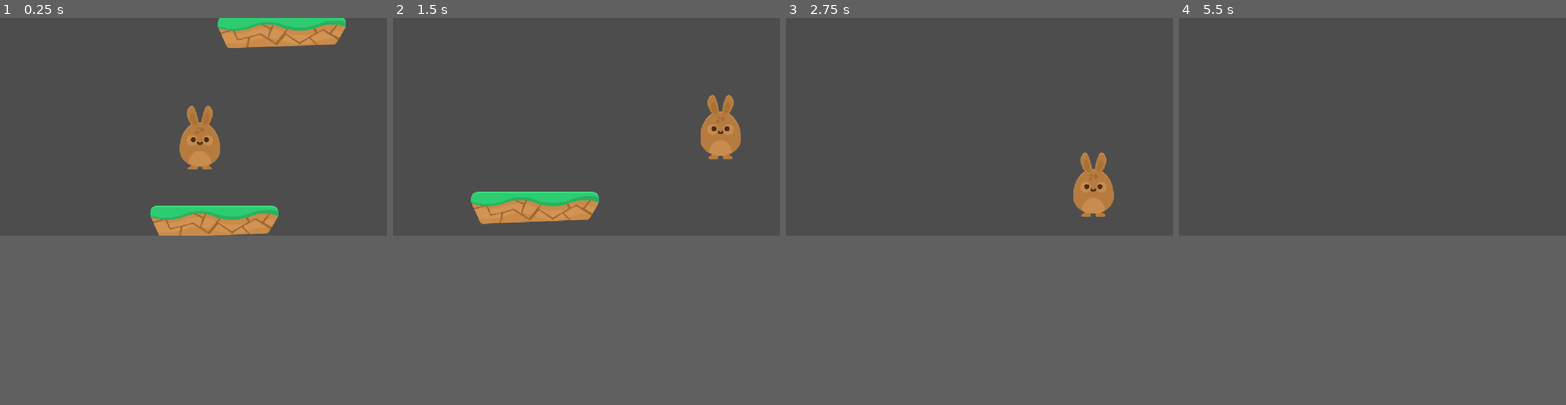
Above: before the commit, frames 1-4 (left to right).
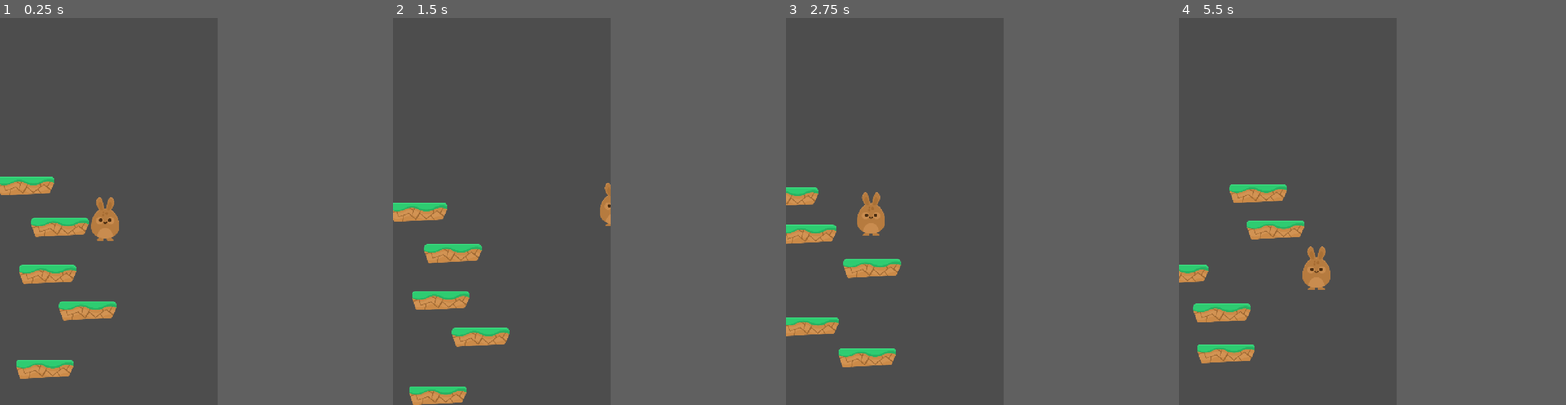
Above: after the commit, the same moments.

Repository: aliesenli/monster-jump
Game: Godot game, scene res://Scenes/Main.tscn
Two runs of this game, one before a commit and one after it. Both use one fixed random seed, a clock stepped at 60 frames per second and the inputs below.
Inputs:
- Up to frame 1 (0.25 s): no input
- Up to frame 2 (1.5 s): hold Right (move_right) from 0.53 s (still down)
- Up to frame 3 (2.75 s): release Right (move_right) at 2.03 s; hold Left (move_left) from 2.03 s (still down)
- Up to frame 4 (5.5 s): release Left (move_left) at 2.78 s; hold Right (move_right) 2.78-4.28 s; hold Left (move_left) 4.28-5.03 s; hold Right (move_right) from 5.03 s (still down)
In our replay, the window is 800x450 before the commit and 450x800 after it. These sizes can differ from the game's own. Grey fills any space a smaller window leaves; there, only what the larger window draws over its background counts as a difference.

The runs differ from the first frame. In frame 1, 9.7% of the frame differs, in the area x 0-90%, y 0-94%; in frame 2, 7.1%; in frame 3, 4.6%; in frame 4, 3.5%.

Commit message:
v1 vertical slice

Diff:
--- /dev/null
+++ b/Resources/default_player_config.tres
@@ -0,0 +1,9 @@
+[gd_resource type="Resource" script_class="PlayerConfig" format=3 uid="uid://nrcpwt1h08fo"]
+
+[ext_resource type="Script" uid="uid://cje8c4pba4wio" path="res://Scripts/player_config.gd" id="1_6wx4n"]
+
+[resource]
+script = ExtResource("1_6wx4n")
+jump_velocity = -800.0
+speed = 400.0
+metadata/_custom_type_script = "uid://cje8c4pba4wio"
--- /dev/null
+++ b/Resources/default_world_config.tres
@@ -0,0 +1,7 @@
+[gd_resource type="Resource" script_class="WorldConfig" format=3 uid="uid://coarmplhdrj5n"]
+
+[ext_resource type="Script" uid="uid://c0binbxmnna7r" path="res://Scripts/world_config.gd" id="1_7d0i3"]
+
+[resource]
+script = ExtResource("1_7d0i3")
+metadata/_custom_type_script = "uid://c0binbxmnna7r"
--- a/Scenes/Main.tscn
+++ b/Scenes/Main.tscn
@@ -1,26 +1,50 @@
 [gd_scene format=3 uid="uid://3jjouvt1wd3j"]
 
 [ext_resource type="PackedScene" uid="uid://cv0klkobsceiv" path="res://Scenes/Player.tscn" id="1_kln2b"]
+[ext_resource type="Script" uid="uid://142c81ht70j3" path="res://Scenes/despawn_zone.gd" id="2_jw32o"]
 [ext_resource type="PackedScene" uid="uid://daogrmh0h2l5n" path="res://Scenes/Platform.tscn" id="2_rgh2o"]
 [ext_resource type="Script" uid="uid://dy5eiopxmt21g" path="res://Scripts/camera.gd" id="3_pbw6q"]
+[ext_resource type="Resource" uid="uid://nrcpwt1h08fo" path="res://Resources/default_player_config.tres" id="3_rgh2o"]
+[ext_resource type="Script" uid="uid://4l73wwgnndfb" path="res://world_generator.gd" id="5_pbw6q"]
+[ext_resource type="Resource" uid="uid://coarmplhdrj5n" path="res://Resources/default_world_config.tres" id="6_v1gob"]
+
+[sub_resource type="RectangleShape2D" id="RectangleShape2D_kln2b"]
+size = Vector2(720, 86)
+
+[sub_resource type="RectangleShape2D" id="RectangleShape2D_v1gob"]
+size = Vector2(756, 47)
 
 [node name="Node2D" type="Node2D" unique_id=1348244506]
-position = Vector2(1, 0)
 
 [node name="Camera2D" type="Camera2D" parent="." unique_id=2026197236 node_paths=PackedStringArray("player")]
 script = ExtResource("3_pbw6q")
 player = NodePath("../World/Player")
 
+[node name="DeathZone" type="Area2D" parent="Camera2D" unique_id=1737682370]
+position = Vector2(-6, 581)
+
+[node name="CollisionShape2D" type="CollisionShape2D" parent="Camera2D/DeathZone" unique_id=1612273606]
+position = Vector2(3, 17)
+shape = SubResource("RectangleShape2D_kln2b")
+
+[node name="DespawnZone" type="Area2D" parent="Camera2D" unique_id=555743330]
+position = Vector2(-2, 652)
+script = ExtResource("2_jw32o")
+
+[node name="CollisionShape2D" type="CollisionShape2D" parent="Camera2D/DespawnZone" unique_id=349599984]
+position = Vector2(-4, 13.5)
+shape = SubResource("RectangleShape2D_v1gob")
+
 [node name="World" type="Node" parent="." unique_id=1061476293]
 
 [node name="Player" parent="World" unique_id=1462823700 instance=ExtResource("1_kln2b")]
-position = Vector2(20, -31)
+position = Vector2(2, 19)
+config = ExtResource("3_rgh2o")
 
-[node name="StaticBody2D" parent="World" unique_id=1786715908 instance=ExtResource("2_rgh2o")]
-position = Vector2(63, 251)
+[node name="WorldGenerator" type="Node2D" parent="." unique_id=1531256657 groups=["platforms"]]
+position = Vector2(0, 639)
+script = ExtResource("5_pbw6q")
+world_config = ExtResource("6_v1gob")
+platform_scene = ExtResource("2_rgh2o")
 
-[node name="StaticBody2D2" parent="World" unique_id=740237651 instance=ExtResource("2_rgh2o")]
-position = Vector2(264, -312)
-
-[node name="StaticBody2D3" parent="World" unique_id=37187366 instance=ExtResource("2_rgh2o")]
-position = Vector2(-152, -735)
+[connection signal="body_entered" from="Camera2D/DeathZone" to="World/Player" method="_on_death_zone_body_entered"]
--- a/Scenes/Platform.tscn
+++ b/Scenes/Platform.tscn
@@ -4,24 +4,17 @@
 [ext_resource type="Texture2D" uid="uid://ru8px14nb1w4" path="res://Assets/PNG/Environment/ground_grass_broken.png" id="1_pquxj"]
 
 [sub_resource type="RectangleShape2D" id="RectangleShape2D_8n7cf"]
-size = Vector2(381, 96)
+size = Vector2(193, 65)
 
-[sub_resource type="RectangleShape2D" id="RectangleShape2D_kti7u"]
-size = Vector2(382.5, 4)
-
-[node name="StaticBody2D" type="StaticBody2D" unique_id=1786715908]
+[node name="Platform" type="StaticBody2D" unique_id=1786715908 groups=["platforms"]]
 script = ExtResource("1_8n7cf")
 
 [node name="Sprite2D" type="Sprite2D" parent="." unique_id=1925717815]
+position = Vector2(-95, -16)
+scale = Vector2(0.5, 0.65957445)
 texture = ExtResource("1_pquxj")
 
 [node name="CollisionShape2D" type="CollisionShape2D" parent="." unique_id=87785738]
-position = Vector2(-0.5, -1)
+position = Vector2(-94.5, -14.5)
 shape = SubResource("RectangleShape2D_8n7cf")
 one_way_collision = true
-
-[node name="Area2D" type="Area2D" parent="." unique_id=1067828749]
-
-[node name="JumpTriggerZone" type="CollisionShape2D" parent="Area2D" unique_id=1717416698]
-position = Vector2(-0.25, -51)
-shape = SubResource("RectangleShape2D_kti7u")
--- a/Scenes/Player.tscn
+++ b/Scenes/Player.tscn
@@ -3,17 +3,18 @@
 [ext_resource type="Script" uid="uid://b6i7o8nve4q6n" path="res://Scripts/player.gd" id="1_kyqiw"]
 [ext_resource type="Texture2D" uid="uid://bviuatlgqvha4" path="res://Assets/PNG/Players/bunny1_ready.png" id="1_rpqav"]
 
-[sub_resource type="RectangleShape2D" id="RectangleShape2D_kyqiw"]
-size = Vector2(126, 195)
+[sub_resource type="CapsuleShape2D" id="CapsuleShape2D_kyqiw"]
+radius = 48.0
+height = 166.0
 
 [node name="CharacterBody2D" type="CharacterBody2D" unique_id=1154179902]
 script = ExtResource("1_kyqiw")
 
 [node name="Sprite2D" type="Sprite2D" parent="." unique_id=1790710847]
+position = Vector2(-14, -23.25)
+scale = Vector2(0.76666665, 0.75654453)
 texture = ExtResource("1_rpqav")
 
 [node name="CollisionShape2D" type="CollisionShape2D" parent="." unique_id=232707002]
-position = Vector2(0, -0.5)
-shape = SubResource("RectangleShape2D_kyqiw")
-
-[node name="Player" type="Node2D" parent="." unique_id=1462823700]
+position = Vector2(-14, -26)
+shape = SubResource("CapsuleShape2D_kyqiw")
--- /dev/null
+++ b/Scenes/despawn_zone.gd
@@ -0,0 +1,8 @@
+extends Area2D
+
+func _ready() -> void:
+	body_entered.connect(_on_body_entered)
+
+func _on_body_entered(body: Node2D) -> void:
+	if body.is_in_group("platforms"):
+		EventBus.platform_despawn_requested.emit(body)
--- /dev/null
+++ b/Scripts/event_bus.gd
@@ -0,0 +1,3 @@
+extends Node
+
+signal platform_despawn_requested(platform: Node2D)
--- a/Scripts/platform.gd
+++ b/Scripts/platform.gd
@@ -1,18 +1,10 @@
 extends StaticBody2D
-@onready var area_2d: Area2D = $Area2D
-
+@onready var collision_shape_2d: CollisionShape2D = $CollisionShape2D
 
 # Called when the node enters the scene tree for the first time.
 func _ready() -> void:
-	# Verbindet das Signal der Area automatisch per Code mit unserer Funktion below
-	area_2d.body_entered.connect(_on_body_entered)
 	pass # Replace with function body.
 
-func _on_body_entered(body):
-	print("Body entered")
-	# Prüfen, ob der Körper, der die Area betritt, die Funktion "jump" besitzt (unser Player)
-	if body.has_method("jump"):
-		# Wichtig für Doodle Jump: Sprung nur auslösen, wenn der Spieler nach unten fällt!
-		if body.velocity.y >= 0:
-			print("Spieler fällt nach unten")
-			body.jump()
+func get_edge_buffer() -> float:
+	var rect_shape = collision_shape_2d.shape as RectangleShape2D
+	return rect_shape.size.x / 2.0
--- a/Scripts/player.gd
+++ b/Scripts/player.gd
@@ -1,25 +1,30 @@
 extends CharacterBody2D
 
-const SPEED = 400.0
-const JUMP_VELOCITY = -1600.0 # Negativ, da in Godot Y nach unten positiv ist
+@export var config: PlayerConfig
+
 
 # Holt die Gravitation aus den globalen Projekteinstellungen
 var gravity = ProjectSettings.get_setting("physics/2d/default_gravity")
 
 func _physics_process(delta):
-	# Gravitation anwenden
-	velocity.y += gravity * delta
-
-	# Tastatur-Input abfragen (für den Desktop-Prototyp)
 	var direction = Input.get_axis("move_left", "move_right")
 	if direction:
-		velocity.x = direction * SPEED
+		velocity.x = direction * config.speed
 	else:
-		velocity.x = move_toward(velocity.x, 0, SPEED)
+		velocity.x = move_toward(velocity.x, 0, config.speed)
 
 	# Bewegung ausführen
 	move_and_slide()
 
-func jump():
-	velocity.y = JUMP_VELOCITY
-	# Hier könnt ihr später die Sprung-Animation triggern
+	# Wenn der Spieler NICHT auf dem Boden ist, wird er nach unten gezogen.
+	if not is_on_floor():
+		velocity.y += gravity * delta
+
+	#Sobald der Spieler einen Boden (Die Plattform) berührt, spring er automatisch.
+	if is_on_floor():
+		velocity.y = config.jump_velocity
+
+func _on_death_zone_body_entered(body: Node2D) -> void:
+	if(body.name == "Player"):
+		get_tree().call_deferred("reload_current_scene")
+	pass # Replace with function body.
--- /dev/null
+++ b/Scripts/player_config.gd
@@ -0,0 +1,5 @@
+extends Resource
+class_name PlayerConfig
+
+@export var jump_velocity: float = -600.0
+@export var speed: float = 300.0
--- /dev/null
+++ b/Scripts/world_config.gd
@@ -0,0 +1,6 @@
+extends Resource
+class_name WorldConfig
+
+@export var spawn_distance_min: float = 100
+@export var spawn_distance_max: float = 200
+@export var pool_size: float = 5
--- a/project.godot
+++ b/project.godot
@@ -15,9 +15,16 @@
 config/features=PackedStringArray("4.6", "Mobile")
 config/icon="res://icon.svg"
 
+[autoload]
+
+EventBus="*uid://dxaesphr566se"
+
 [display]
 
+window/size/viewport_width=720
+window/size/viewport_height=1280
 window/stretch/mode="canvas_items"
+window/handheld/orientation=1
 
 [input]
 
--- /dev/null
+++ b/world_generator.gd
@@ -0,0 +1,63 @@
+extends Node2D
+
+@export var world_config: WorldConfig
+@export var platform_scene: PackedScene
+
+var platform_pool: Array[Node2D] = []
+var next_spawn_y: float = 0.0
+
+func _ready() -> void:
+	# Überprüfung, ob alle Abhängigkeiten im Inspektor gesetzt wurden (Vermeidung von Laufzeitfehlern)
+	if not world_config or not platform_scene:
+		push_error("WorldConfig oder PlatformScene fehlt im WorldGenerator!")
+		return
+
+	# Am EventBus für das Despawn-Signal registrieren
+	EventBus.platform_despawn_requested.connect(_on_platform_despawn_requested)
+
+	# Die Start-Y-Position festlegen (z.B. knapp über der Startposition des Spielers)
+	next_spawn_y = global_position.y
+
+	# Den Pool initial befüllen
+	_initialize_pool()
+
+# Befüllt den Pool einmalig beim Spielstart vor
+func _initialize_pool() -> void:
+	for i in range(world_config.pool_size):
+		var platform_instance = platform_scene.instantiate() as Node2D
+		add_child(platform_instance)
+
+		# Erste Verteilung der Plattformen nach oben
+		_reposition_platform(platform_instance)
+
+		# Plattform im Array registrieren
+		platform_pool.append(platform_instance)
+
+# Berechnet eine neue Position für eine Plattform weit oben im Level
+# Positioniert eine Plattform weiter oben
+func _reposition_platform(platform: Node2D) -> void:
+	# Wir holen uns dynamisch die aktuelle sichtbare Breite des Spiels
+	var screen_width = get_viewport_rect().size.x
+
+	# Ein Puffer, damit Plattformen nicht über den Rand hinausragen (anpassen je nach Sprite-Grösse)
+	var edge_buffer = 0.0
+	if platform.has_method("get_edge_buffer"):
+		edge_buffer = platform.get_edge_buffer()
+
+	# X-Position zwischen dem linken und rechten Rand berechnen
+	var random_x = 0
+	var half_width = screen_width / 2.0
+	var left_bound = -half_width + edge_buffer
+	var right_bound = half_width - edge_buffer
+	random_x = randf_range(left_bound, right_bound)
+
+	# Plattform an der neuen Koordinate platzieren
+	platform.global_position = Vector2(random_x, next_spawn_y)
+
+	# Y-Position für die nächste Plattform berechnen
+	var random_distance = randf_range(world_config.spawn_distance_min, world_config.spawn_distance_max)
+	next_spawn_y -= random_distance
+
+func _on_platform_despawn_requested(platform: Node2D) -> void:
+	if platform in platform_pool:
+		_reposition_platform(platform)
Not shown, added: Scenes/despawn_zone.gd.uid
Not shown, added: Scripts/event_bus.gd.uid
Not shown, added: Scripts/player_config.gd.uid
Not shown, added: Scripts/world_config.gd.uid
Not shown, added: world_generator.gd.uid
